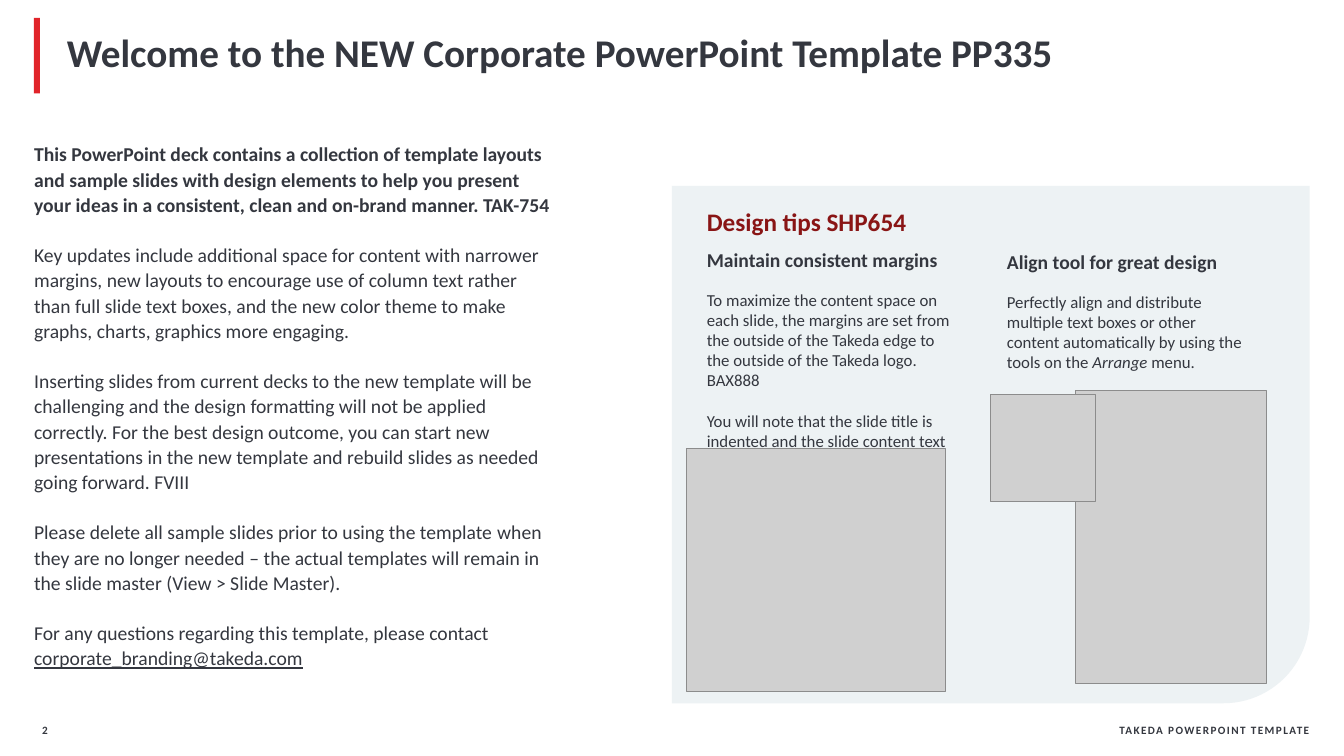
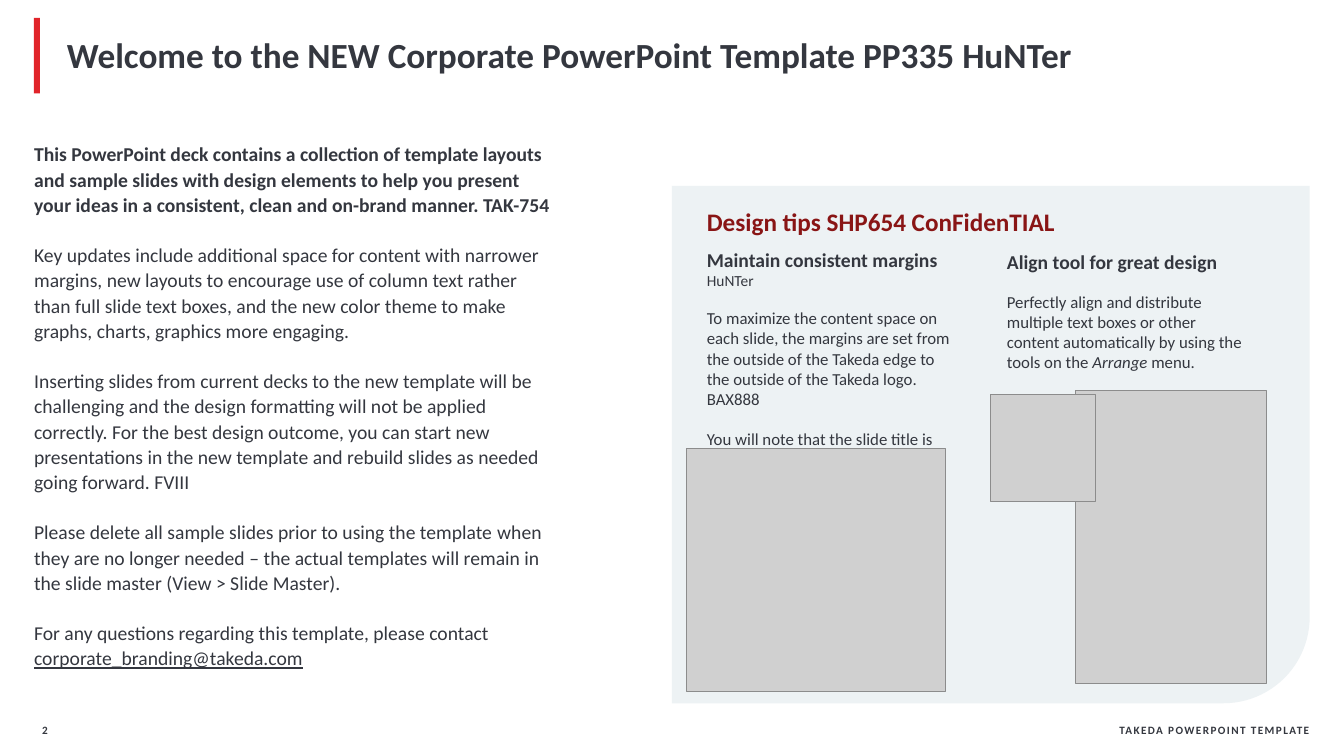
Before and after one commit to igicerovsky/doc-replace, a slide deck: slide 2 of data/ppt/Takeda.pptx. Drawn at 1344x756 pixels with LibreOffice and Linux fonts; fonts in the diff are those of the drawing; grey boxes stand for pictures; background and template pictures are left out. Boxes give left, top, right and bottom in pixels: in the first picture for what was removed or moved away, otherwise in the second. Text is boxed around its words. In the diff, an @@ line names an element or a change of style, - is before the commit and + after.

```diff
--- a/data/ppt/Takeda.pptx
+++ b/data/ppt/Takeda.pptx
@@ title at <box>67,43,1071,74</box>: text changed; size 28 to 25.2 pt @@
-Welcome to the NEW Corporate PowerPoint Template PP335
+Welcome to the NEW Corporate PowerPoint Template PP335 HuNTer
@@ text at <box>707,213,1055,236</box>: text changed @@
-Design tips SHP654
+Design tips SHP654 ConFidenTIAL
@@ text at <box>707,276,754,286</box>: paragraph added @@
+HuNTer
```
Also in this commit, not shown: 1 other slide changed, 8 other files.
